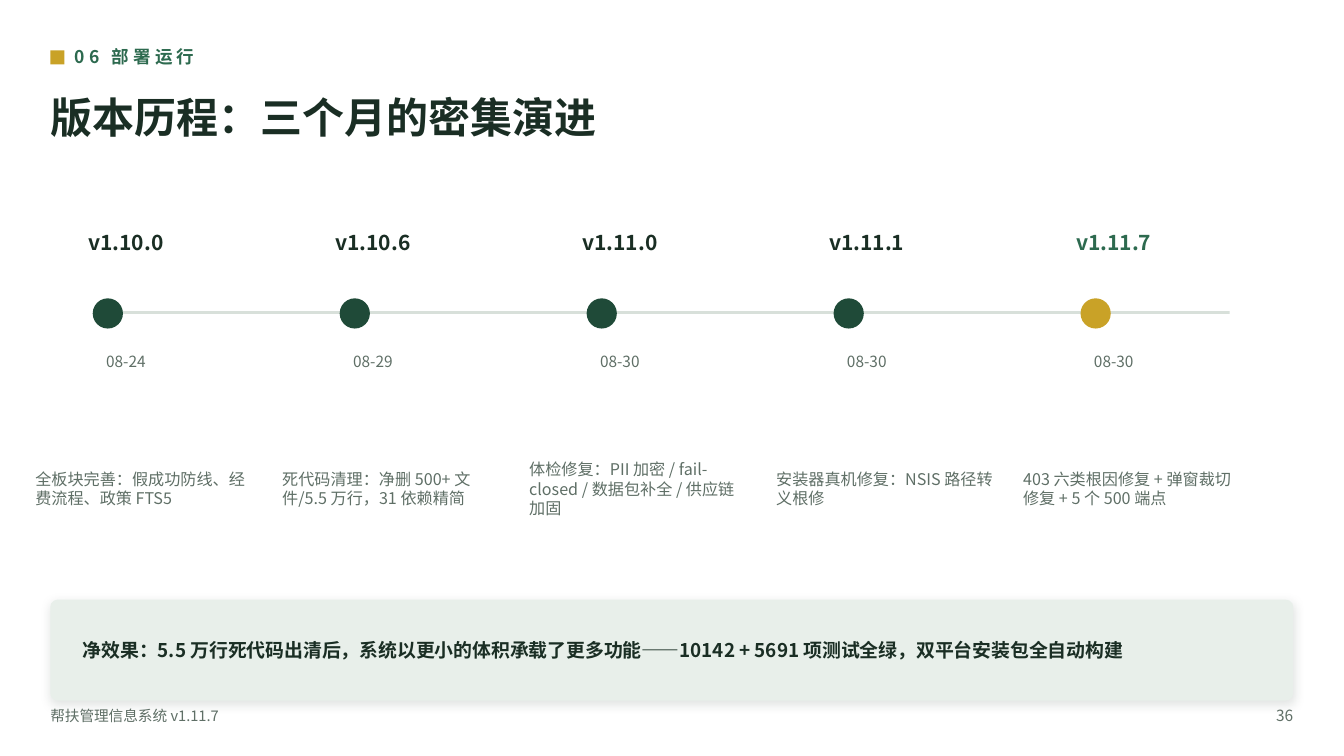
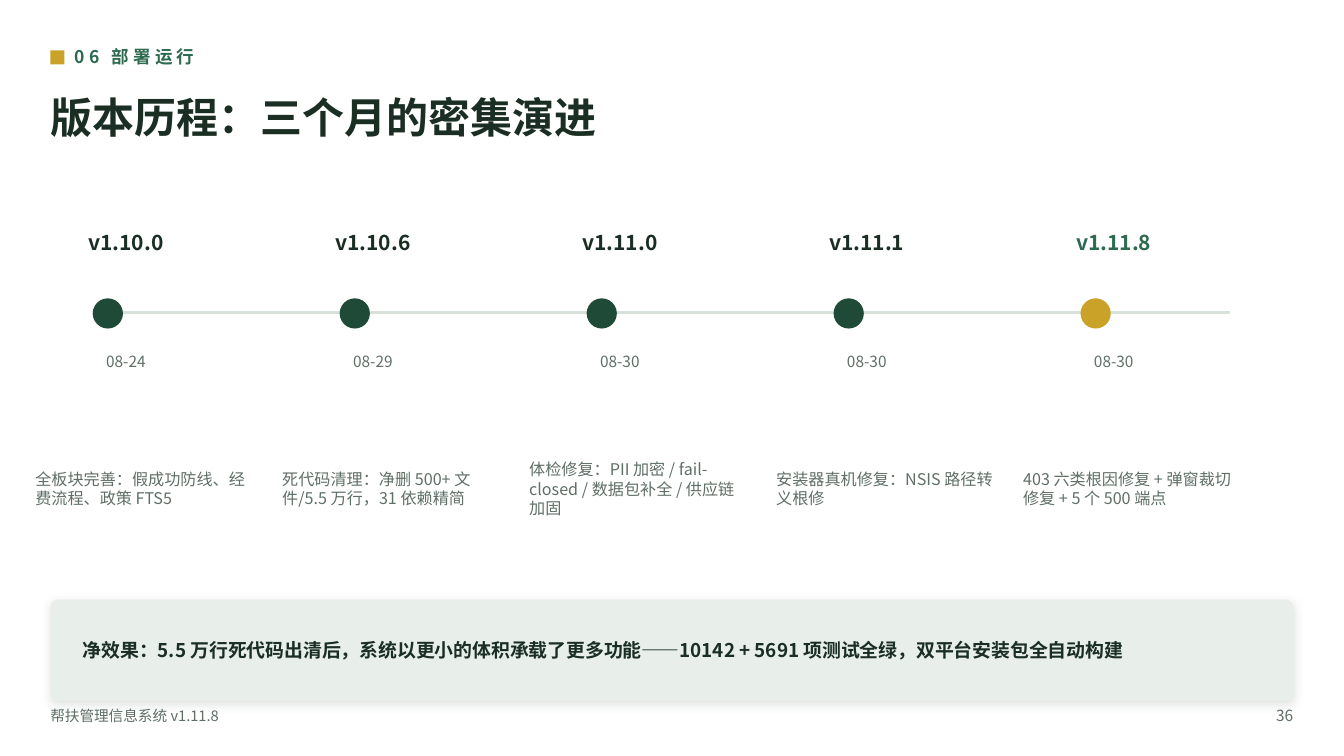
Before and after one commit to lzh745200/MRRS, a slide deck: slide 38 of docs/帮扶管理信息系统介绍.pptx. Drawn at 1344x756 pixels with LibreOffice and Linux fonts; fonts in the diff are those of the drawing. Boxes give left, top, right and bottom in pixels: in the first picture for what was removed or moved away, otherwise in the second. Text is boxed around its words. In the diff, an @@ line names an element or a change of style, - is before the commit and + after.

Commit message:
fix(register)!: 跨机器注册阻断级修复——通行码 HMAC 自验证启用 + 组织通行码确定性化(生产双机实测)
缺陷 1(阻断级): 管理员在 A 机为 B 机机器码生成通行码后，用户在 B 机注册
恒报'通行码无效'。根因: 跨机器注册唯一免共享库通道——HMAC 自验证(level 4)
被 W1-T6 fail-closed 门关闭，Electron 安装实例不注入 PASS_CODE_SECRET →
_EXPLICIT 恒 False → 自验证恒拒绝。修复(产品决策取代 W1-T6): 自验证启用，
未配置时用内置常量密钥；配置 PASS_CODE_SECRET 的部署强度更高(多机统一
注入同一随机值)。已知取舍(所有者确认): 内置常量可被掌握应用者离线计算，
兜底为管理员事后审计。

缺陷 2(同根因): 组织通行码为随机数且仅存管理员本地库，跨机器 level 2
永远查不到。修复: ①通行码按单位名确定性派生(幂等，pending 复用防
UNIQUE 冲突)；②注册新增 org_name 字段，DB 未命中时按单位名重算自验证
→ 本机 find-or-create 组织与占位记录 → 用户自动绑定组织。

界面: 注册页新增'单位名称'选填框；注册失败提示更新。
回归: failclosed 语义翻转(内置密钥自验证可用/错误机器仍拒绝) +
test_org_passcode_cross_machine 7 用例(真实内存库跨库模拟: 跨机器组织
注册/假单位名 400 且不建用户/机器特定跨机器 HMAC/幂等/派生/防御分支)；
全量 CI 同款 10701 passed。

```diff
--- a/docs/帮扶管理信息系统介绍.pptx
+++ b/docs/帮扶管理信息系统介绍.pptx
@@ text at bbox=[1076, 234, 1151, 251]: text changed @@
-v1.11.7
+v1.11.8
@@ text at bbox=[50, 708, 219, 722]: text changed @@
-帮扶管理信息系统 v1.11.7
+帮扶管理信息系统 v1.11.8
```
Also in this commit, not shown: 31 other slides changed, 25 other files.
